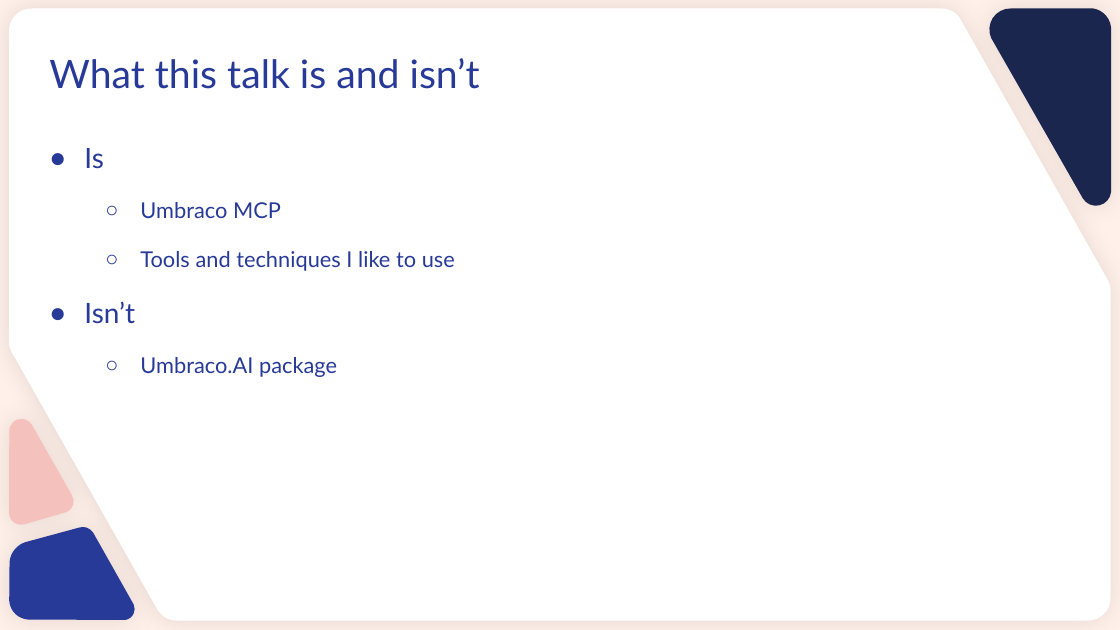
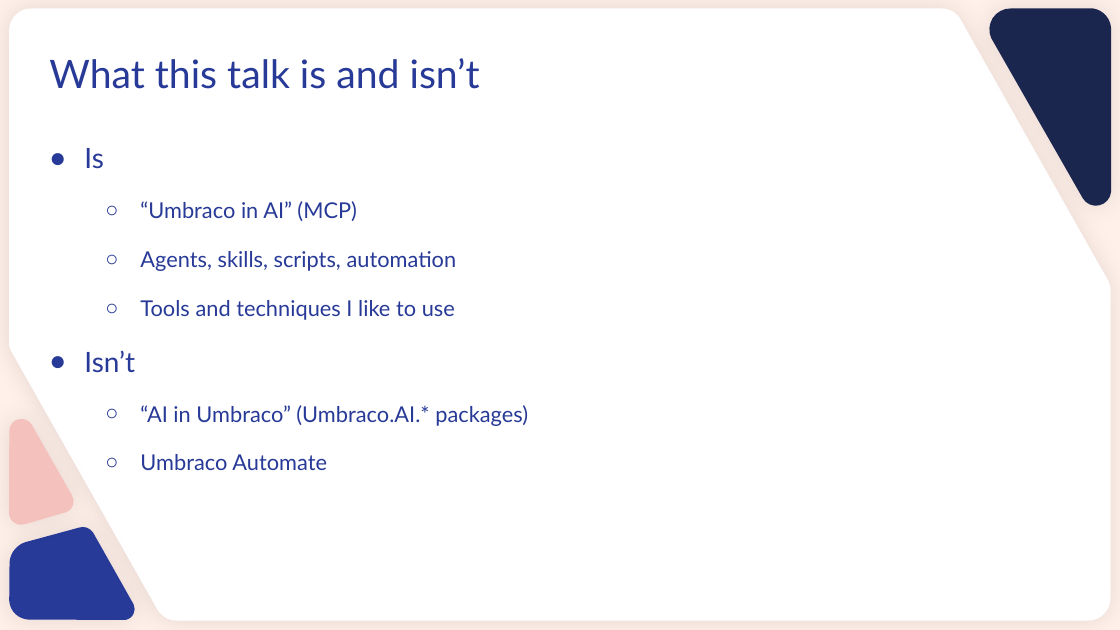
Before and after one commit to Shazwazza/UmbracoAI, a slide deck: slide 8 of Umbraco Codegarden 2026 Slides Template.pptx (slide 6 before the commit). Drawn at 1120x630 pixels with LibreOffice and Linux fonts; fonts in the diff are those of the drawing; background and template pictures are left out. Boxes give left, top, right and bottom in pixels: in the first picture for what was removed or moved away, otherwise in the second. Text is boxed around its words. In the diff, an @@ line names an element or a change of style, - is before the commit and + after.

```diff
--- a/Umbraco Codegarden 2026 Slides Template.pptx
+++ b/Umbraco Codegarden 2026 Slides Template.pptx
@@ text at [140,201,457,271]: text changed @@
-  ○ Umbraco MCP
+  ○ “Umbraco in AI” (MCP)
+  ○ Agents, skills, scripts, automation
@@ text at [140,405,528,470]: text changed @@
-  ○ Umbraco.AI package
+  ○ “AI in Umbraco” (Umbraco.AI.* packages)
+  ○ Umbraco Automate
```
Also in this commit, not shown: 4 other slides changed, 23 slides added, 7 slides removed.
